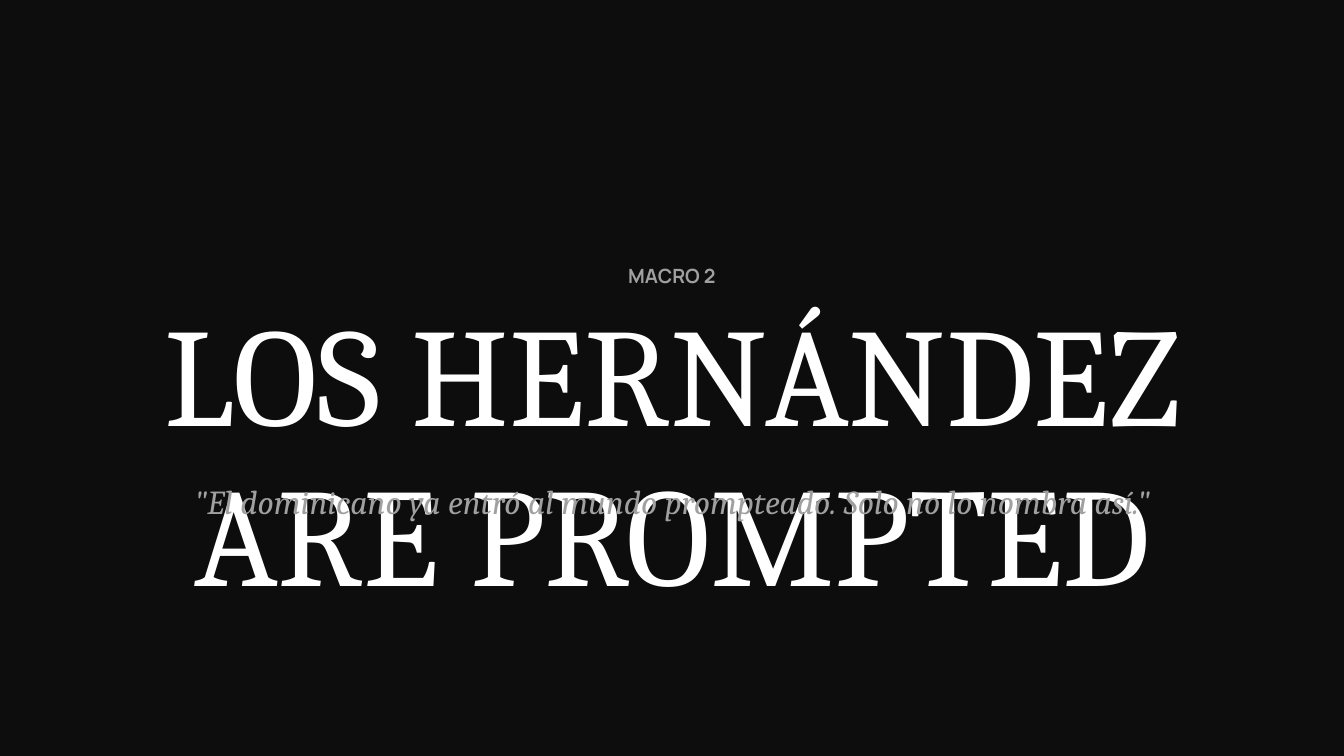
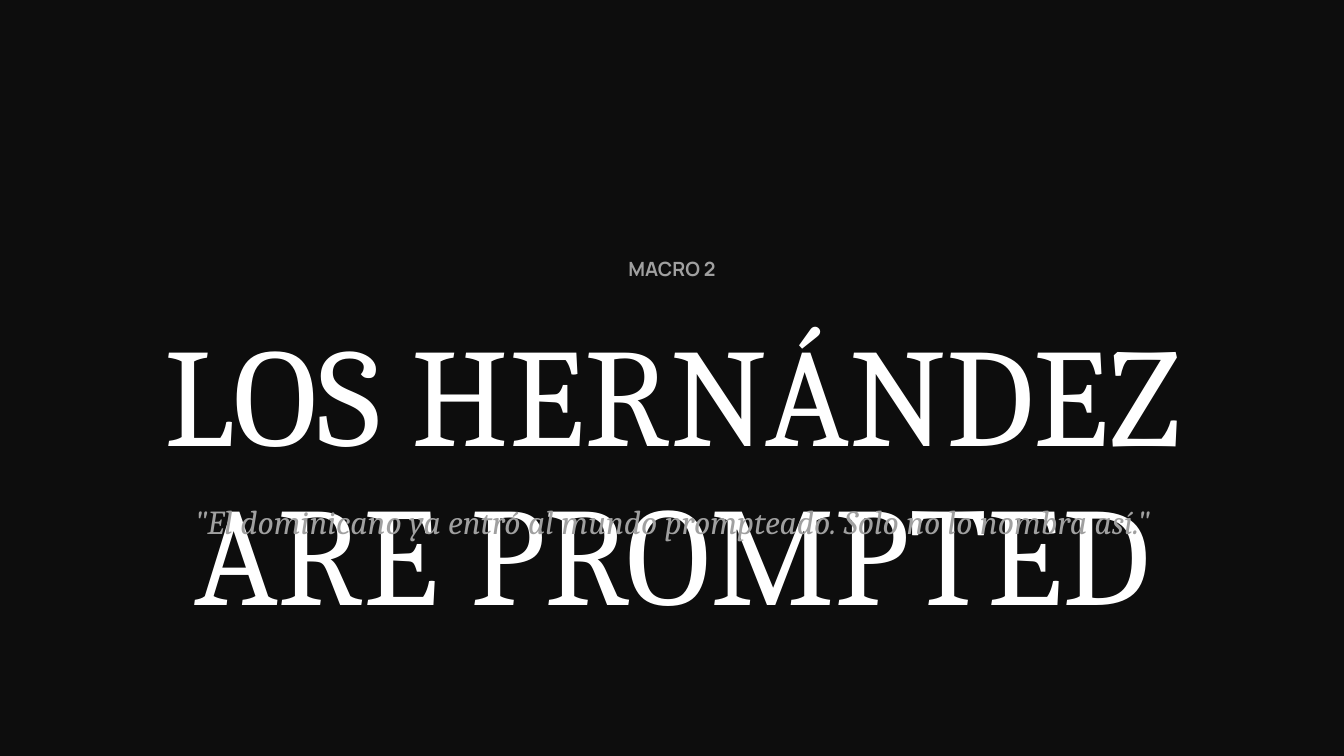
Before and after one commit to jeremyninja/c-digocasa-cerebro, a slide deck: slide 7 of Team Trends CC/outputs/trends-alimentacion-forecast.pptx. Drawn at 1344x756 pixels with LibreOffice and Linux fonts; fonts in the diff are those of the drawing. Boxes give left, top, right and bottom in pixels: in the first picture for what was removed or moved away, otherwise in the second. Text is boxed around its words. In the diff, an @@ line names an element or a change of style, - is before the commit and + after.

```diff
--- a/Team Trends CC/outputs/trends-alimentacion-forecast.pptx
+++ b/Team Trends CC/outputs/trends-alimentacion-forecast.pptx
@@ text "MACRO 2": place and size @@
-text "MACRO 2" at [628, 268, 716, 283]
+text "MACRO 2" at [628, 261, 716, 276]
@@ text "LOS HERNÁNDEZ ARE PROMPTED": place and size @@
-text "LOS HERNÁNDEZ ARE PROMPTED" at [164, 306, 1180, 587]
+text "LOS HERNÁNDEZ ARE PROMPTED" at [164, 326, 1180, 606]
@@ text ""El dominicano ya entró al ..." rewrapped from [194, 490, 1150, 522] to [194, 503, 1150, 542] @@
```
Also in this commit, not shown: 17 other slides changed, 4 other files.
